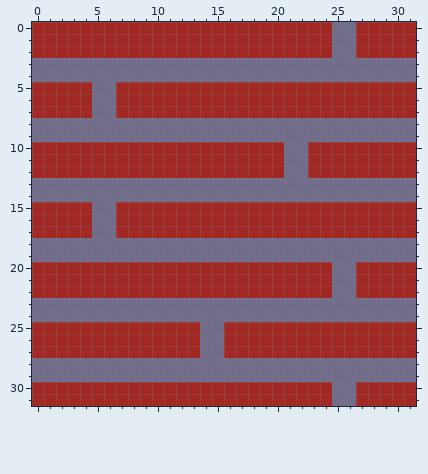
Two states of a pixel-art file, assets/texture/brick_texture.aseprite. That is the earlier state.
32x32 pixels, 1 frame.
Once edited:
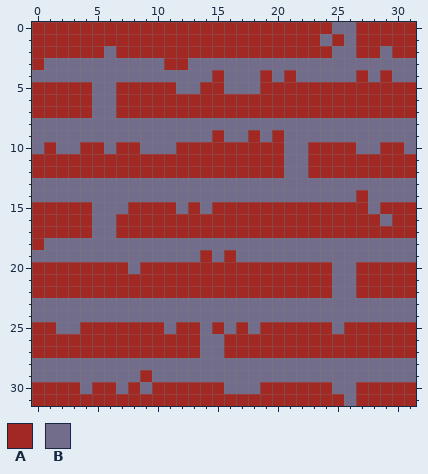
Palette (. is transparent): A #a12823  B #726d8a
Change:
layer "original" added
layer "roughed" added
layer "Layer 1" removed
--- layer "roughed"
@@ x 0..31 @@
  0 AAAAAAAAAAAAAAAAAAAAAAAAABBAAAAA
- 1 AAAAAAAAAAAAAAAAAAAAAAAAABBAAAAA
- 2 AAAAAAAAAAAAAAAAAAAAAAAAABBAAAAA
- 3 BBBBBBBBBBBBBBBBBBBBBBBBBBBBBBBB
- 4 BBBBBBBBBBBBBBBBBBBBBBBBBBBBBBBB
- 5 AAAAABBAAAAAAAAAAAAAAAAAAAAAAAAA
+ 1 AAAAAAAAAAAAAAAAAAAAAAAABABAAAAA
+ 2 AAAAAABAAAAAAAAAAAAAAAAAABBAABAA
+ 3 ABBBBBBBBBBAABBBBBBBBBBBBBBBBBBB
+ 4 BBBBBBBBBBBBBBBABBBABABBBBBABABB
+ 5 AAAAABBAAAAABBAABBBAAAAAAAAAAAAA
  6 AAAAABBAAAAAAAAAAAAAAAAAAAAAAAAA
@@ x 0..31 @@
  8 BBBBBBBBBBBBBBBBBBBBBBBBBBBBBBBB
- 9 BBBBBBBBBBBBBBBBBBBBBBBBBBBBBBBB
-10 AAAAAAAAAAAAAAAAAAAAABBAAAAAAAAA
+ 9 BBBBBBBBBBBBBBBABBABABBBBBBBBBBB
+10 BABBAABAABBBAAAAAAAAABBAAAABBAAB
 11 AAAAAAAAAAAAAAAAAAAAABBAAAAAAAAA
@@ x 0..31 @@
 13 BBBBBBBBBBBBBBBBBBBBBBBBBBBBBBBB
-14 BBBBBBBBBBBBBBBBBBBBBBBBBBBBBBBB
-15 AAAAABBAAAAAAAAAAAAAAAAAAAAAAAAA
-16 AAAAABBAAAAAAAAAAAAAAAAAAAAAAAAA
+14 BBBBBBBBBBBBBBBBBBBBBBBBBBBABBBB
+15 AAAAABBBAAAABABAAAAAAAAAAAAABAAA
+16 AAAAABBAAAAAAAAAAAAAAAAAAAAAABAA
 17 AAAAABBAAAAAAAAAAAAAAAAAAAAAAAAA
-18 BBBBBBBBBBBBBBBBBBBBBBBBBBBBBBBB
-19 BBBBBBBBBBBBBBBBBBBBBBBBBBBBBBBB
-20 AAAAAAAAAAAAAAAAAAAAAAAAABBAAAAA
+18 ABBBBBBBBBBBBBBBBBBBBBBBBBBBBBBB
+19 BBBBBBBBBBBBBBABABBBBBBBBBBBBBBB
+20 AAAAAAAABAAAAAAAAAAAAAAAABBAAAAA
 21 AAAAAAAAAAAAAAAAAAAAAAAAABBAAAAA
@@ x 0..31 @@
 24 BBBBBBBBBBBBBBBBBBBBBBBBBBBBBBBB
-25 AAAAAAAAAAAAAABBAAAAAAAAAAAAAAAA
+25 AABBAAAAAAABAABABABAAAAAABAAAAAA
 26 AAAAAAAAAAAAAABBAAAAAAAAAAAAAAAA
@@ x 0..31 @@
 28 BBBBBBBBBBBBBBBBBBBBBBBBBBBBBBBB
-29 BBBBBBBBBBBBBBBBBBBBBBBBBBBBBBBB
-30 AAAAAAAAAAAAAAAAAAAAAAAAABBAAAAA
-31 AAAAAAAAAAAAAAAAAAAAAAAAABBAAAAA
+29 BBBBBBBBBABBBBBBBBBBBBBBBBBBBBBB
+30 AAAABAABABAAAAAABBBAAAAAABBAAAAA
+31 AAAAAAAAAAAAAAAAAAAAAAAAAABAAAAA
